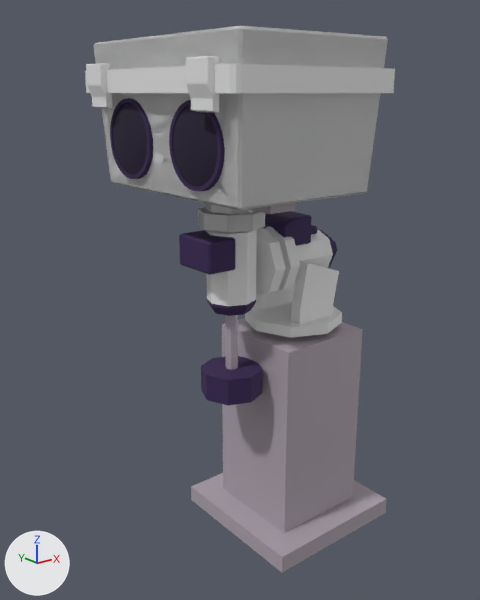
The Blender file mockups/model_for_export.blend: old version first, new version second.
Camera for both pictures: a 50 mm camera at (-1.062, -1.126, 1.062) aimed at (-0.137, 0.031, 0.6). Arrows for +X, +Y and +Z are at lower left; the lights stay in place.

The older version as bpy lines, for what is in view:
```python
ob_box_bool_001 = bpy.data.objects.new('box_bool.001', me_cube_009)
ob_box_bool_001.parent = ob_empty_dec
ob_box_bool_001.location = (-0.18, 0.0, 1.0)
ob_cube_005 = bpy.data.objects.new('Cube.005', me_cube_011)
ob_cube_005.parent = ob_empty_dec
ob_cube_005.location = (-0.185, 0.0, 1.036)
ob_cube_005.scale = (0.18, 0.251, 0.234)
ob_cylinder_003 = bpy.data.objects.new('Cylinder.003', me_cylinder_003)
ob_cylinder_003.parent = ob_empty_mount
ob_cylinder_003.location = (0.0, 0.0, 0.0)
ob_cylinder_008 = bpy.data.objects.new('Cylinder.008', me_cylinder_009)
ob_cylinder_008.parent = ob_empty_dec
ob_cylinder_008.location = (-0.18, 0.0, 1.0)
ob_cylinder_011 = bpy.data.objects.new('Cylinder.011', me_cylinder_012)
ob_cylinder_011.parent = ob_empty_dec
ob_cylinder_011.location = (-0.18, 0.0, 1.0)
ob_new_lenses_001 = bpy.data.objects.new('new_lenses.001', me_sphere_006)
ob_new_lenses_001.parent = ob_empty_dec
ob_new_lenses_001.location = (-0.183, 0.0, 1.0)
# also in view: 'Cube.004' at (-0.185, 0.0, 0.824); 'Cube.009' at (-0.183, 0.0, 1.082); 'Cube.007' at (0.0, 0.0, 0.256); 'Cube.010' at (-0.387, 0.0, 1.073); 'Cylinder' at (-0.191, 0.0, 0.572)
```
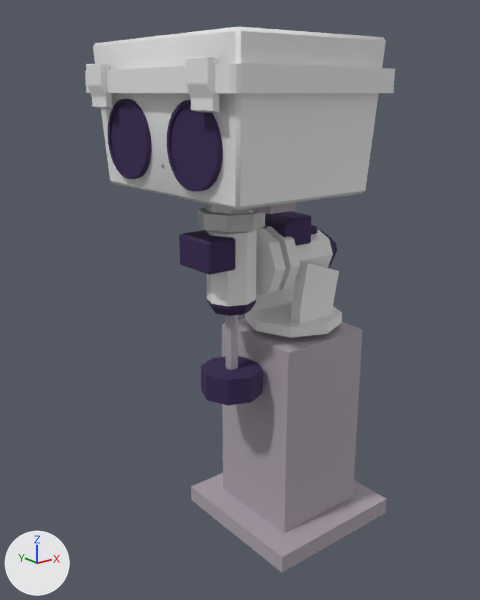
Location of each change, (x1, y1, x2, y2) in pixels of the pictures (480 x 600 px):
'box_bool.001', hidden
    before: (93, 26, 388, 210)
'Cube.005', shown
    after: (93, 27, 386, 210)
'new_lenses.001', hidden
    before: (113, 104, 218, 187)
'Cylinder.008', shown (purple)
    after: (111, 103, 215, 187)
'Cylinder.011', moved
    before: (110, 99, 225, 191)
    after: (108, 99, 223, 191)

The change, as a diff of the scene's bpy script:
```diff
--- a/mockups/model_for_export.blend.py
+++ b/mockups/model_for_export.blend.py
@@ ob_cylinder_008 @@
 _m = ob_cylinder_008.modifiers.new('Mirror', 'MIRROR')
 _m.use_axis = (False, True, False)
-ob_cylinder_008.hide_set(True)
@@ ob_cylinder_011 @@
 ob_cylinder_011.matrix_parent_inverse = Matrix(((1.0, 0.0, 0.0, 0.186), (0.0, 1.0, 0.0, 0.0), (0.0, 0.0, 1.0, -0.941), (0.0, 0.0, 0.0, 1.0)))
-ob_cylinder_011.location = (-0.18, 0.0, 1.0)
+ob_cylinder_011.location = (-0.186, 0.0, 1.0)
 _m = ob_cylinder_011.modifiers.new('Mirror', 'MIRROR')
@@ ob_cube_005 @@
 _m = ob_cube_005.modifiers.new('Bevel.001', 'BEVEL')
 _m.limit_method = 'NONE'
-ob_cube_005.hide_set(True)
@@ ob_box_bool_001 @@
 _m = ob_box_bool_001.modifiers.new('Mirror', 'MIRROR')
 _m.use_clip = True
+ob_box_bool_001.hide_set(True)
@@ ob_new_lenses_001 @@
 _m = ob_new_lenses_001.modifiers.new('Mirror', 'MIRROR')
 _m.use_axis = (False, True, False)
+ob_new_lenses_001.hide_set(True)
```
